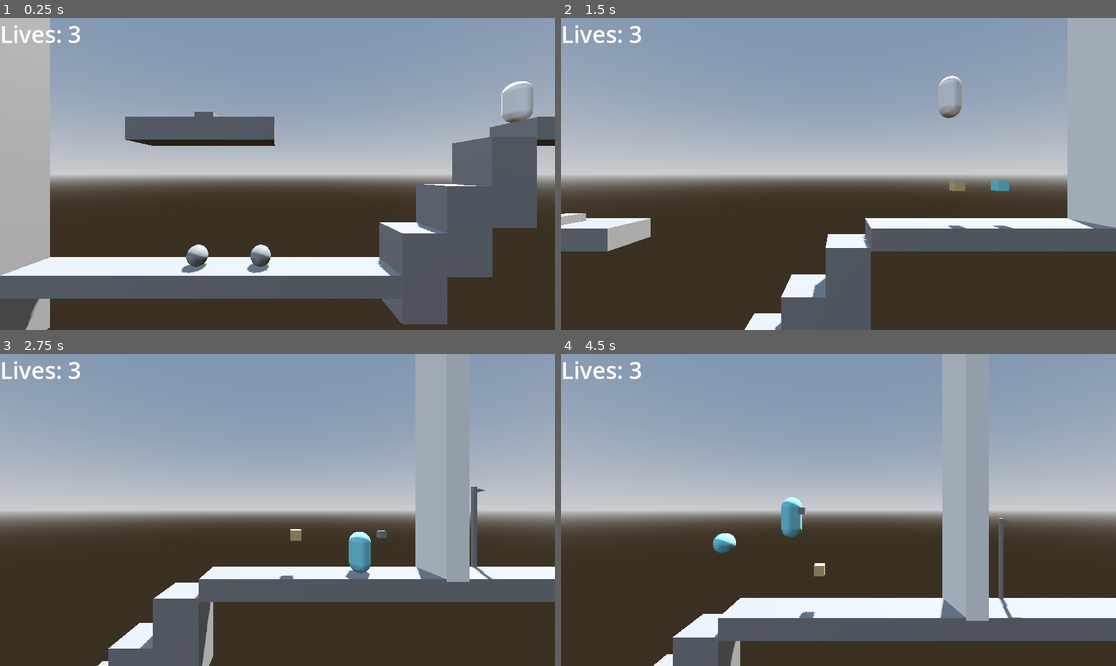
Above: before the commit, frames 1-4 (two rows, left to right).
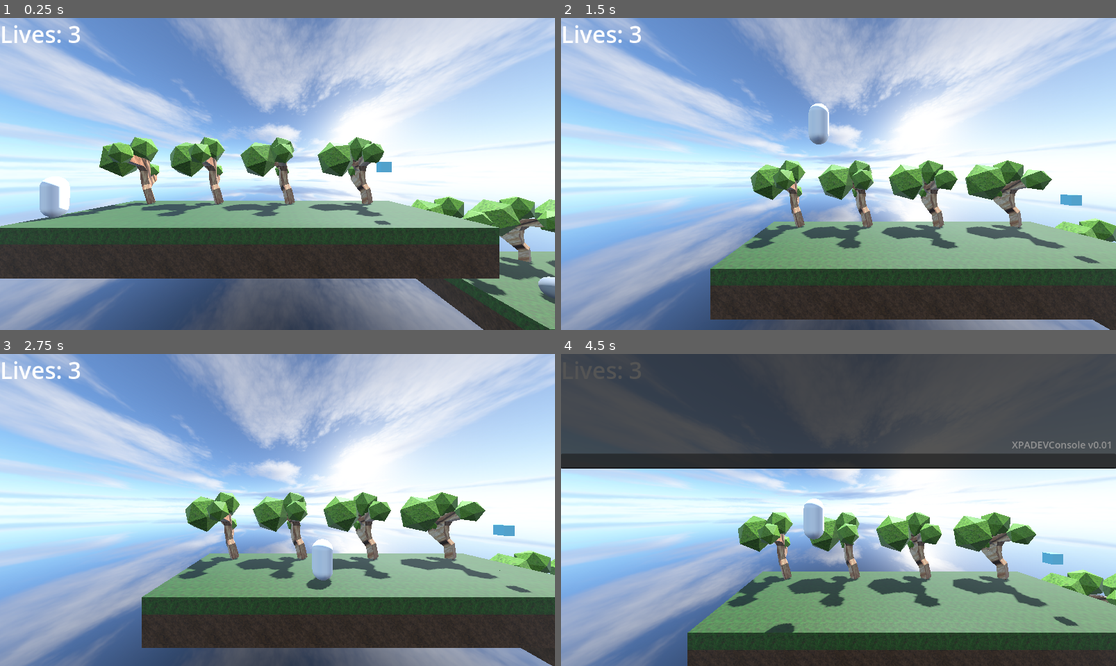
Above: after the commit, the same moments.

Repository: pokemeta/dead_or_asleep
Game: Godot game, scene res://world_test_cube.tscn
The game is run twice, just before and just after one commit, with the same random seed, the same clock (stepped at 60 frames per second) and the same inputs. Before the commit the project starts from res://world.tscn.
Inputs:
- Up to frame 1 (0.25 s): no input
- Up to frame 2 (1.5 s): tap Enter (ui_accept) at 0.5 s; hold Right (ui_right) 0.53-1.28 s; hold Enter (ui_accept) 0.53-1.28 s; hold Down (ui_down) from 1.28 s (still down); tap F (shoot_ball) at 1.35 s
- Up to frame 3 (2.75 s): tap Enter (ui_accept) at 1.52, 1.55, 1.82 s; release Down (ui_down) at 2.03 s; hold Right (ui_right) from 2.03 s (still down); hold Enter (ui_accept) from 2.03 s (still down); tap G (snap) at 2.1 s
- Up to frame 4 (4.5 s): release Right (ui_right) at 2.78 s; release Enter (ui_accept) at 2.78 s; hold Up (ui_up) 2.78-3.53 s; tap Enter (ui_accept) at 2.85, 3.02, 3.32 s; hold Enter (ui_accept) 3.53-4.28 s; hold Left (ui_left) from 3.53 s (still down); tap F (shoot_ball) at 3.6 s; tap Tab (console, bound only after the commit) at 4.15 s; tap G (snap) at 4.35 s

The runs differ from the first frame. In frame 1, 90% of the frame differs, in the area x 0-100%, y 0-100%; in frame 2, 88%; in frame 3, 89%; in frame 4, 95%.

Commit message:
made simple dev console

Diff:
--- a/player_controller.gd
+++ b/player_controller.gd
@@ -2,6 +2,8 @@
 
 # The custom class we give to the player
 class_name Player
+
+var active_input = true
 
 # Variables for the speed and jump force
 const SPEED = 5.0
@@ -54,6 +56,9 @@
 var player_current_direction = 1
 var is_ice_active = false
 var fly_stamina = 200
+
+func enable_disable_input():
+	active_input = !active_input
 
 func _ready() -> void:
 	$FlyMeter.max_value = fly_stamina
@@ -90,7 +95,7 @@
 	else:
 
 		# Now comes the code to move player, also includes a bit of the coyote handler code
-		if Input.is_action_just_pressed("ui_accept") and (is_on_floor() or coyote_timer > 0) and not crossed_end:
+		if (Input.is_action_just_pressed("ui_accept") and active_input) and (is_on_floor() or coyote_timer > 0) and not crossed_end:
 			velocity.y = JUMP_VELOCITY
 			coyote_timer = 0.0
 
@@ -108,7 +113,7 @@
 					$Marker3D.position.x *= -1
 
 			var direction = (transform.basis * Vector3(input_dir.x, 0, input_dir.y)).normalized()
-			if direction:
+			if direction and active_input:
 				if current_power_state == PowerState.ENHANCED:
 					velocity.x = direction.x * SPEED * 1.5
 					velocity.z = direction.z * SPEED * 1.5
--- a/player_controller.tscn
+++ b/player_controller.tscn
@@ -48,6 +48,33 @@
 [sub_resource type="StyleBoxFlat" id="StyleBoxFlat_va7e3"]
 bg_color = Color(0.103241, 0.717472, 3.85046e-07, 1)
 
+[sub_resource type="Animation" id="Animation_va7e3"]
+length = 0.001
+tracks/0/type = "value"
+tracks/0/imported = false
+tracks/0/enabled = true
+tracks/0/path = NodePath(".:rotation")
+tracks/0/interp = 1
+tracks/0/loop_wrap = true
+tracks/0/keys = {
+"times": PackedFloat32Array(0),
+"transitions": PackedFloat32Array(1),
+"update": 0,
+"values": [Vector3(0, 0, -0.560547)]
+}
+tracks/1/type = "value"
+tracks/1/imported = false
+tracks/1/enabled = true
+tracks/1/path = NodePath("../wing_l:rotation")
+tracks/1/interp = 1
+tracks/1/loop_wrap = true
+tracks/1/keys = {
+"times": PackedFloat32Array(0),
+"transitions": PackedFloat32Array(1),
+"update": 0,
+"values": [Vector3(0, -3.14159, -0.560251)]
+}
+
 [sub_resource type="Animation" id="Animation_f0yg5"]
 resource_name = "flap"
 length = 0.5
@@ -77,37 +104,25 @@
 "values": [Vector3(0, -3.14159, -0.560251), Vector3(0, -3.14159, -1.25838), Vector3(0, -3.14159, -0.560251)]
 }
 
-[sub_resource type="Animation" id="Animation_va7e3"]
-length = 0.001
-tracks/0/type = "value"
-tracks/0/imported = false
-tracks/0/enabled = true
-tracks/0/path = NodePath(".:rotation")
-tracks/0/interp = 1
-tracks/0/loop_wrap = true
-tracks/0/keys = {
-"times": PackedFloat32Array(0),
-"transitions": PackedFloat32Array(1),
-"update": 0,
-"values": [Vector3(0, 0, -0.560547)]
-}
-tracks/1/type = "value"
-tracks/1/imported = false
-tracks/1/enabled = true
-tracks/1/path = NodePath("../wing_l:rotation")
-tracks/1/interp = 1
-tracks/1/loop_wrap = true
-tracks/1/keys = {
-"times": PackedFloat32Array(0),
-"transitions": PackedFloat32Array(1),
-"update": 0,
-"values": [Vector3(0, -3.14159, -0.560251)]
-}
-
 [sub_resource type="AnimationLibrary" id="AnimationLibrary_6nbh1"]
 _data = {
 &"RESET": SubResource("Animation_va7e3"),
 &"flap": SubResource("Animation_f0yg5")
+}
+
+[sub_resource type="Animation" id="Animation_halkx"]
+length = 0.001
+tracks/0/type = "value"
+tracks/0/imported = false
+tracks/0/enabled = true
+tracks/0/path = NodePath(".:position")
+tracks/0/interp = 1
+tracks/0/loop_wrap = true
+tracks/0/keys = {
+"times": PackedFloat32Array(0),
+"transitions": PackedFloat32Array(1),
+"update": 0,
+"values": [Vector3(0.652338, 0, 0.828338)]
 }
 
 [sub_resource type="Animation" id="Animation_6nbh1"]
@@ -140,21 +155,6 @@
 }]
 }
 
-[sub_resource type="Animation" id="Animation_halkx"]
-length = 0.001
-tracks/0/type = "value"
-tracks/0/imported = false
-tracks/0/enabled = true
-tracks/0/path = NodePath(".:position")
-tracks/0/interp = 1
-tracks/0/loop_wrap = true
-tracks/0/keys = {
-"times": PackedFloat32Array(0),
-"transitions": PackedFloat32Array(1),
-"update": 0,
-"values": [Vector3(0.652338, 0, 0.828338)]
-}
-
 [sub_resource type="AnimationLibrary" id="AnimationLibrary_4garc"]
 _data = {
 &"RESET": SubResource("Animation_halkx"),
@@ -178,12 +178,12 @@
 visible = false
 
 [node name="wing_r" type="MeshInstance3D" parent="wings_placeholder"]
-transform = Transform3D(0.364126, 0.0842286, 0, -0.228567, 0.134183, 0, 0, 0, 0.16636, 0.641963, 2.60222, 0)
+transform = Transform3D(0.364126, 0.0842284, 0, -0.228566, 0.134183, 0, 0, 0, 0.16636, 0.641963, 2.60222, 0)
 mesh = SubResource("ArrayMesh_lq85v")
 skeleton = NodePath("")
 
 [node name="wing_l" type="MeshInstance3D" parent="wings_placeholder"]
-transform = Transform3D(-0.364194, -0.0841887, 1.45436e-08, -0.228459, 0.134208, 0, -3.18389e-08, -7.36001e-09, -0.16636, -0.642, 2.602, 0)
+transform = Transform3D(-0.364194, -0.0841886, -4.21753e-07, -0.228459, 0.134208, 0, 9.23298e-07, 2.13433e-07, -0.16636, -0.642, 2.602, 0)
 mesh = SubResource("ArrayMesh_lq85v")
 skeleton = NodePath("")
 
--- a/project.godot
+++ b/project.godot
@@ -11,9 +11,13 @@
 [application]
 
 config/name="dead or asleep"
-run/main_scene="uid://cuv10ns361u52"
+run/main_scene="uid://bbdviol2b2fvo"
 config/features=PackedStringArray("4.4", "Forward Plus")
 config/icon="res://icon.svg"
+
+[autoload]
+
+XpaDevConsole="*res://xpa_dev_console.tscn"
 
 [input]
 
@@ -27,6 +31,11 @@
 "events": [Object(InputEventKey,"resource_local_to_scene":false,"resource_name":"","device":-1,"window_id":0,"alt_press …(192 unchanged characters)…
 ]
 }
+console={
+"deadzone": 0.2,
+"events": [Object(InputEventKey,"resource_local_to_scene":false,"resource_name":"","device":-1,"window_id":0,"alt_pressed":false,"shift_pressed":false,"ctrl_pressed":false,"meta_pressed":false,"pressed":false,"keycode":4194306,"physical_keycode":0,"key_label":0,"unicode":0,"location":0,"echo":false,"script":null)
+]
+}
 
 [layer_names]
 
--- /dev/null
+++ b/xpa_dev_console.gd
@@ -0,0 +1,53 @@
+extends CanvasLayer
+
+var string_counter = 0 # limit 9
+
+var console_active = false
+
+@onready var player: Player = get_tree().current_scene.find_child("PlayerController")
+
+func _process(delta: float) -> void:
+	if string_counter > 9:
+		$Control/RichTextLabel.clear()
+		string_counter = 0
+
+	self.visible = console_active
+
+func _input(event: InputEvent) -> void:
+	if event.is_action_pressed("console"):
+		console_active = !console_active
+		player.enable_disable_input()
+
+	if event.is_action_pressed("ui_accept") and console_active:
+		var expression = Expression.new()
+		var user_input: LineEdit = $Control/LineEdit
+
+		expression.parse(user_input.text)
+
+		expression.execute([], self)
+
+		if expression.has_execute_failed():
+			$Control/RichTextLabel.add_text("Error: unknown command" + "\n")
+			string_counter += 1
+
+func test_print(text_input: String):
+	$Control/RichTextLabel.add_text(text_input + "\n")
+	string_counter += 1
+
+func powerup(name: String):
+	match name:
+		"nor":
+			player.current_power_state = player.PowerState.NORMAL
+			$Control/RichTextLabel.add_text("Removed powerups" + "\n")
+			string_counter += 1
+		"enh":
+			player.current_power_state = player.PowerState.ENHANCED
+			$Control/RichTextLabel.add_text("Powerup enhanced set" + "\n")
+			string_counter += 1
+		"ice":
+			player.current_power_state = player.PowerState.ICE
+			$Control/RichTextLabel.add_text("Powerup ice set" + "\n")
+			string_counter += 1
+		_:
+			$Control/RichTextLabel.add_text("Error: no powerup found" + "\n")
+			string_counter += 1
--- /dev/null
+++ b/xpa_dev_console.tscn
@@ -0,0 +1,68 @@
+[gd_scene load_steps=3 format=3 uid="uid://gtio7vqse7pc"]
+
+[ext_resource type="Script" uid="uid://bfx4dcrn0135m" path="res://xpa_dev_console.gd" id="1_d0f14"]
+
+[sub_resource type="LabelSettings" id="LabelSettings_d0f14"]
+font_size = 20
+font_color = Color(0.581033, 0.581033, 0.581033, 1)
+
+[node name="XPADevConsole" type="CanvasLayer"]
+layer = 5
+script = ExtResource("1_d0f14")
+
+[node name="Control" type="Control" parent="."]
+layout_mode = 3
+anchors_preset = 10
+anchor_right = 1.0
+offset_bottom = 238.0
+grow_horizontal = 2
+size_flags_horizontal = 0
+
+[node name="Background" type="ColorRect" parent="Control"]
+layout_mode = 1
+anchors_preset = 15
+anchor_right = 1.0
+anchor_bottom = 1.0
+grow_horizontal = 2
+grow_vertical = 2
+color = Color(0.141176, 0.141176, 0.141176, 0.780392)
+
+[node name="RichTextLabel" type="RichTextLabel" parent="Control"]
+clip_contents = false
+layout_mode = 1
+anchors_preset = 15
+anchor_right = 1.0
+anchor_bottom = 1.0
+offset_bottom = -36.0
+grow_horizontal = 2
+grow_vertical = 2
+fit_content = true
+scroll_following = true
+vertical_alignment = 2
+
+[node name="LineEdit" type="LineEdit" parent="Control"]
+layout_mode = 1
+anchors_preset = 12
+anchor_top = 1.0
+anchor_right = 1.0
+anchor_bottom = 1.0
+offset_top = -31.0
+grow_horizontal = 2
+grow_vertical = 0
+size_flags_vertical = 8
+
+[node name="VersionLabel" type="Label" parent="Control"]
+layout_mode = 1
+anchors_preset = 3
+anchor_left = 1.0
+anchor_top = 1.0
+anchor_right = 1.0
+anchor_bottom = 1.0
+offset_left = -174.0
+offset_top = -59.0
+offset_right = -7.0
+offset_bottom = -36.0
+grow_horizontal = 0
+grow_vertical = 0
+text = "XPADEVConsole v0.01"
+label_settings = SubResource("LabelSettings_d0f14")
Not shown, added: xpa_dev_console.gd.uid
